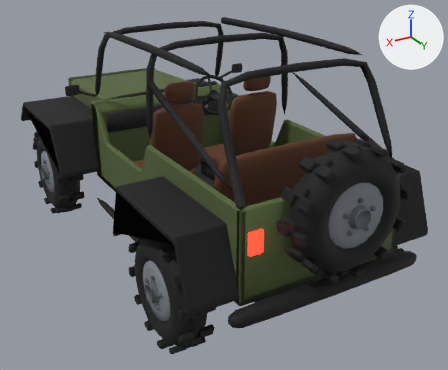
Renders of the Blender file models/jeep.blend from each side of a commit.
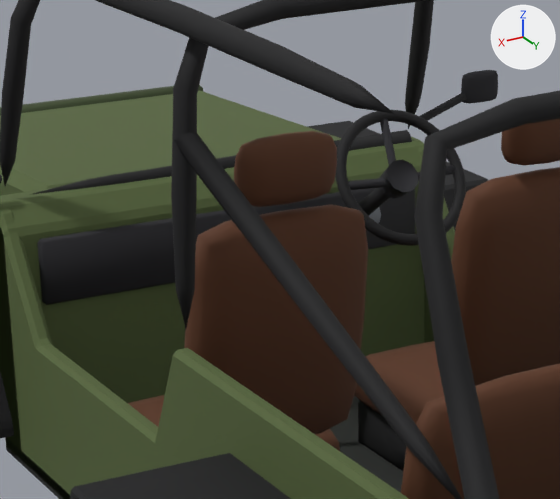
Each version appears first whole from a camera (50 mm lens) standing at (2.28, 4.36, 2.22) and looking at (-0.15, 0.31, 0.19), and next in a close-up on the part from 21% to 58% of the width and 11% to 51% of the height. Lighting does not change. The marker at upper right points along +X, +Y and +Z. The last two pictures show the newer version.

Objects in the first close-up: 'back-1', 'back1', 'bench_back', 'bonnet', 'brace1', 'cowl', 'dash', 'dial-0.1', 'headrest1', 'hoop', 'rail1', 'shaft', 'side1', 'tail' and 17 more.
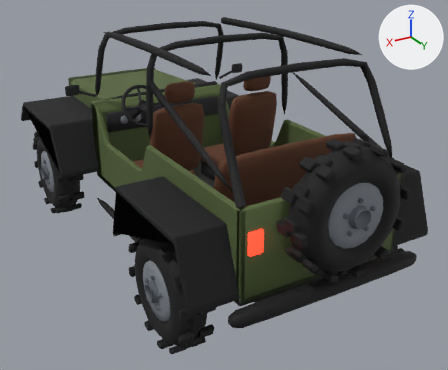
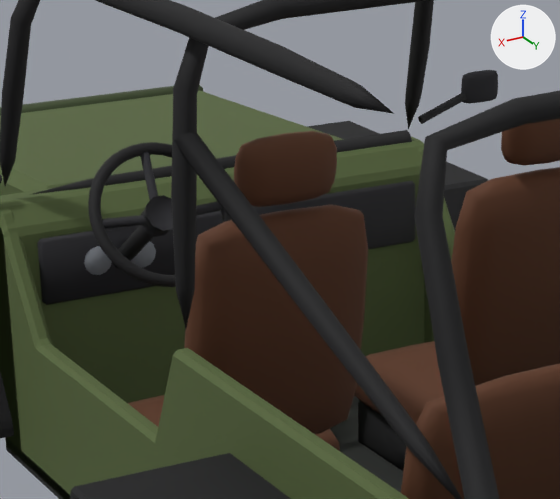
ob_steering_wheel is not drawn itself; it is the parent of ob_rim_004, ob_spokes, ob_boss.

Where the change shows, as pixel boxes [x1, y1, x2, y2] in the close-ups (560 x 499 px):
'rim.004', moved: before [335, 110, 466, 246]; after [88, 142, 231, 287]
'boss', moved: before [379, 159, 418, 199]; after [141, 195, 173, 237]
'spokes', moved: before [348, 118, 456, 190]; after [102, 151, 222, 229]
'shaft', moved: before [358, 188, 390, 216]; after [113, 225, 154, 269]
'dial0.02', moved (not visible before): after [84, 246, 112, 275]
'dial-0.1', moved (mostly hidden before): before [369, 207, 381, 223]; after [131, 241, 156, 268]

Edits to the bpy script that builds the scene:
```text
Change me_dial_0_1:
    used by ob_dial_0_1; parent = ob_body; location = (0.0, 0.0, 0.0)
    remove me_dial_0_1.from_pydata(...)  # 24 vertices, 14 faces; spans x -0.43..-0.35, y -0.445..-0.435, z 0.6..0.68
    add me_dial_0_1.from_pydata(...)  # 24 vertices, 14 faces; spans x 0.23..0.31, y -0.445..-0.435, z 0.6..0.68
    me_dial_0_1 part 1: the whole mesh is moved by (0.66, 0.0, 0.0)
Change me_dial0_02:
    used by ob_dial0_02; parent = ob_body; location = (0.0, 0.0, 0.0)
    remove me_dial0_02.from_pydata(...)  # 24 vertices, 14 faces; spans x -0.31..-0.23, y -0.445..-0.435, z 0.6..0.68
    add me_dial0_02.from_pydata(...)  # 24 vertices, 14 faces; spans x 0.35..0.43, y -0.445..-0.435, z 0.6..0.68
    me_dial0_02 part 2: the whole mesh is moved by (0.66, 0.0, 0.0)
Change me_shaft:
    used by ob_shaft; parent = ob_column; location = (0.0, 0.0, 0.0)
    remove me_shaft.from_pydata(...)  # 16 vertices, 10 faces; spans x -0.352..-0.308, y -0.472..-0.164, z 0.602..0.827
    add me_shaft.from_pydata(...)  # 16 vertices, 10 faces; spans x 0.308..0.352, y -0.472..-0.164, z 0.602..0.827
    me_shaft part 3: the whole mesh is moved by (0.66, 0.0, 0.0)
Change ob_steering_wheel:
    ob_steering_wheel.location: (-0.33, -0.16, 0.82) -> (0.33, -0.16, 0.82)
```
